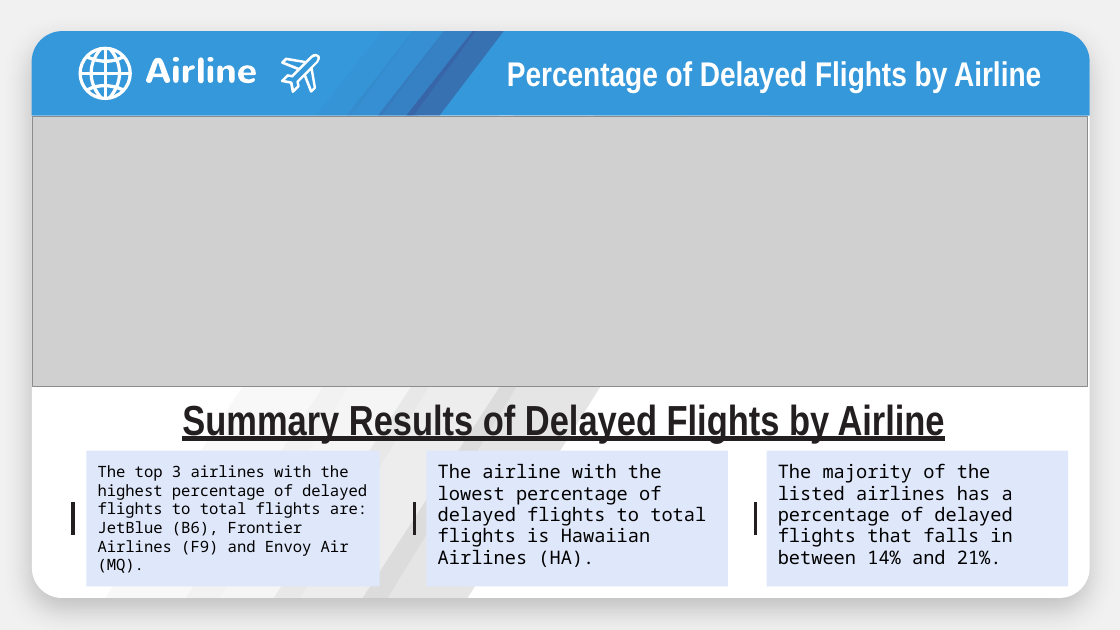
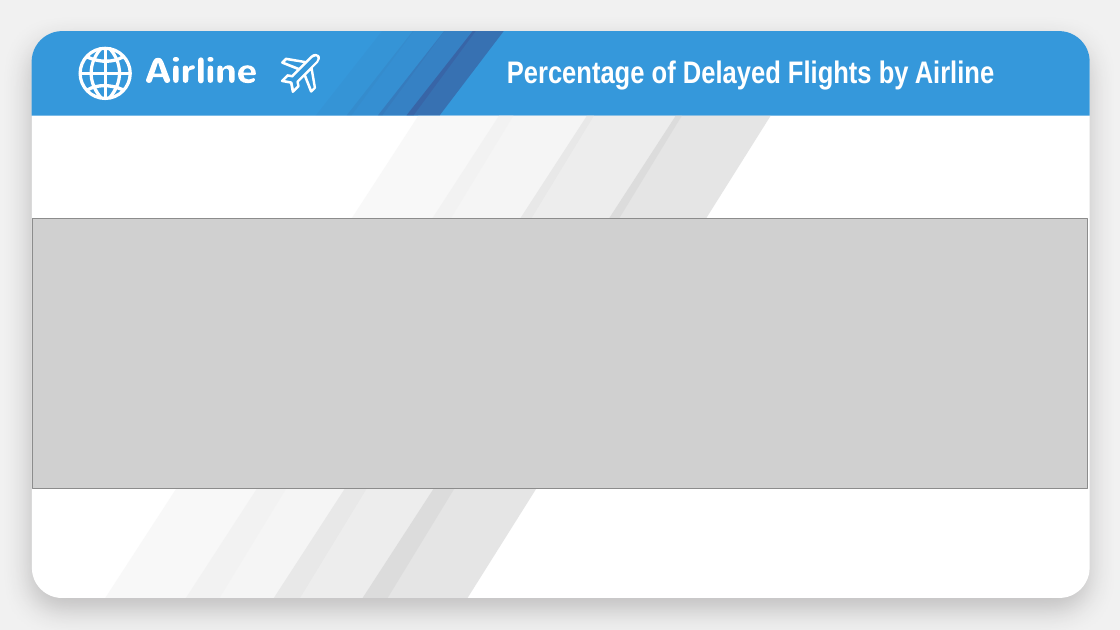
Before and after one commit to gdevashrayee/capstone_project-airline-delays, a slide deck: slide 5 of Airline Delays Powerpoint/AIRLINE DELAYS.pptx (slide 8 before the commit). Drawn at 1120x630 pixels with LibreOffice and Linux fonts; fonts in the diff are those of the drawing; grey boxes stand for pictures. Boxes give left, top, right and bottom in pixels: in the first picture for what was removed or moved away, otherwise in the second. Text is boxed around its words. In the diff, an @@ line names an element or a change of style, - is before the commit and + after.

```diff
--- a/Airline Delays Powerpoint/AIRLINE DELAYS.pptx
+++ b/Airline Delays Powerpoint/AIRLINE DELAYS.pptx
@@ text "Percentage of Delayed Flights by ..." at (507, 60, 994, 89): size 22 to 20 pt @@
@@ picture: place and size @@
-picture at (32, 116, 1086, 386)
+picture at (32, 218, 1086, 488)
@@ text removed at (182, 404, 945, 444) @@
-Summary Results of Delayed Flights by Airline
@@ rectangle removed at (86, 450, 380, 586) @@
-The top 3 airlines with the highest percentage of delayed flights to total flights are: JetBlue (B6), Frontier Airlines (F9) and Envoy Air (MQ).
@@ rectangle removed at (427, 450, 728, 586) @@
-The airline with the lowest percentage of delayed flights to total flights is Hawaiian Airlines (HA).
@@ rectangle removed at (766, 450, 1067, 586) @@
-The majority of the listed airlines has a percentage of delayed flights that falls in between 14% and 21%.
@@ line removed from (73, 535) to (73, 502) @@
@@ line removed from (414, 535) to (414, 502) @@
@@ line removed from (756, 535) to (756, 502) @@
```
Also in this commit, not shown: 6 other slides changed, 2 slides added, 2 slides removed, 1 other file.
